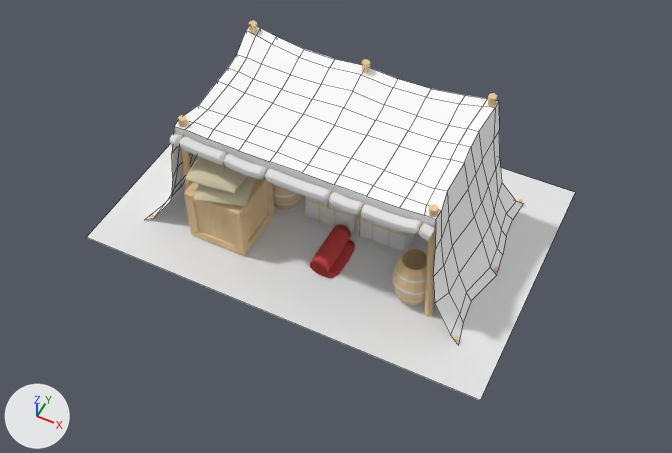
Before and after pictures for a commit that changed the Blender file egore/storage.blend.
One viewpoint serves both versions: a 50 mm lens placed at (4.13, -8.27, 10.07), pointed at (0.3, -0.6, 0.48). The lights are fixed; the arrows at lower left show +X, +Y and +Z. Mesh edges are drawn as thin lines on the coarser meshes.
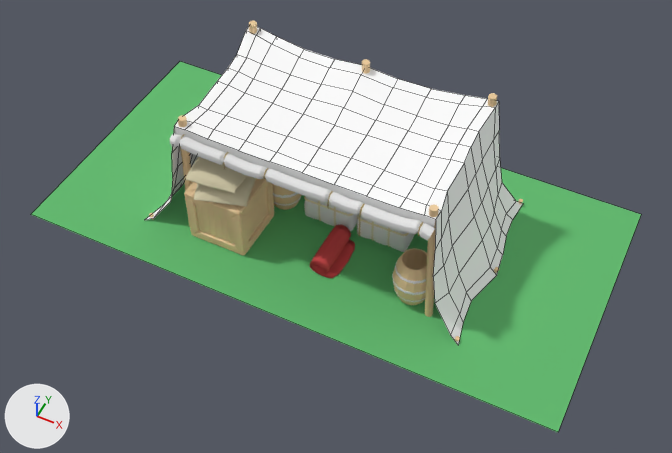
What the commit changed:
Material 'Grass' (mat_grass) is new.
Its base color is (0.129, 0.49, 0.165) (green #65ba71).
me_plane_003 has 4 vertices, 1 face and spans x -3.0..3.0, y -2.0..2.0, z 0.0.
me_plane_003 is used by ob_plane_003; location (0.0, 0.0, 0.0).
Part 1, on me_plane_003:
Vertex 0 of me_plane_003 moves from (3.0, 2.0, 0.0) at pixel (575, 192) to (4.0, 2.0, 0.0) at pixel (641, 214).
Vertex 1 of me_plane_003 moves from (3.0, -2.0, 0.0) at pixel (480, 400) to (4.0, -2.0, 0.0) at pixel (558, 432).
Vertex 2 of me_plane_003 moves from (-3.0, -2.0, 0.0) at pixel (86, 237) to (-4.0, -2.0, 0.0) at pixel (30, 214).
Vertex 3 of me_plane_003 moves from (-3.0, 2.0, 0.0) to (-4.0, 2.0, 0.0) at pixel (179, 61).
me_plane_003 now uses material mat_grass (green #65ba71).

Where the change shows, as pixel boxes (x1, y1, x2, y2) in the pictures (672 x 453 px):
'Plane.003', recoloured, reshaped (white to green): before (86, 144, 575, 400); after (31, 61, 641, 432)
